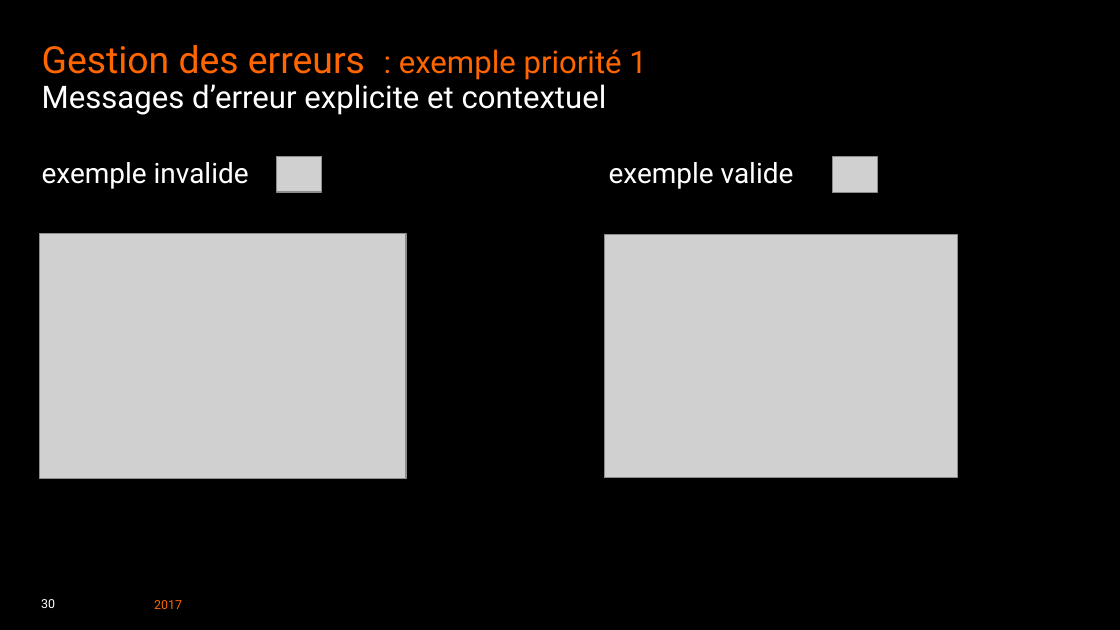
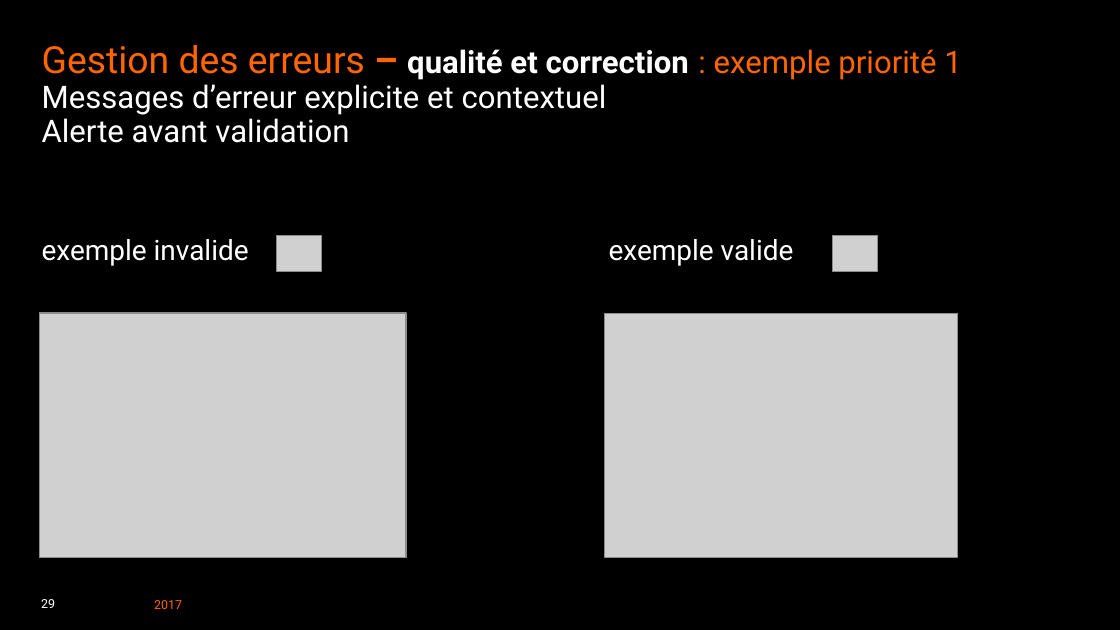
Before and after one commit to Aniort/PW2017, a slide deck: slide 29 of pw2017-Ergo a11y VT.ppt (slide 30 before the commit). Drawn at 1120x630 pixels with LibreOffice and Linux fonts; fonts in the diff are those of the drawing; grey boxes stand for pictures; background and template pictures are left out. Boxes give left, top, right and bottom in pixels: in the first picture for what was removed or moved away, otherwise in the second. Text is boxed around its words. In the diff, an @@ line names an element or a change of style, - is before the commit and + after.

```diff
--- a/pw2017-Ergo a11y VT.ppt
+++ b/pw2017-Ergo a11y VT.ppt
@@ title at [42,45,961,143]: text changed @@
-Gestion des erreurs : exemple priorité 1
-Messages d’erreur explicite et contextuel
+Gestion des erreurs – qualité et correction : exemple priorité 1
+Messages d’erreur explicite et contextuel
+Alerte avant validation
@@ text "exemple invalide exemple valide": place and size @@
-text "exemple invalide exemple valide" at [42,162,794,189]
+text "exemple invalide exemple valide" at [42,239,794,266]
@@ 4 pictures: place and size @@
-4 pictures at [39,157,958,479]
+4 pictures at [39,235,958,559]
@@ page number at [41,599,55,608]: text changed @@
-30
+29
```
Also in this commit, not shown: 22 other slides changed, 1 slide added, 3 slides removed, 7 other files.
